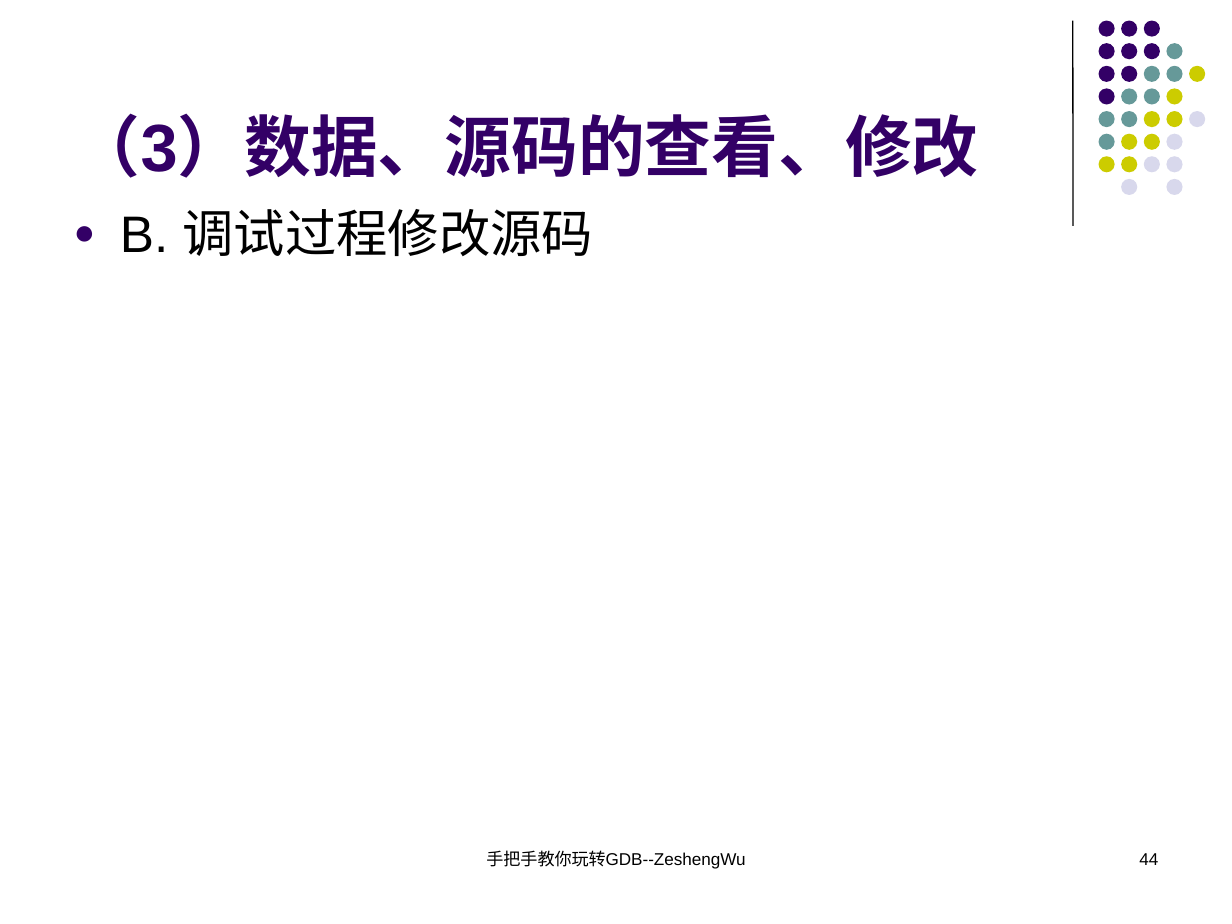
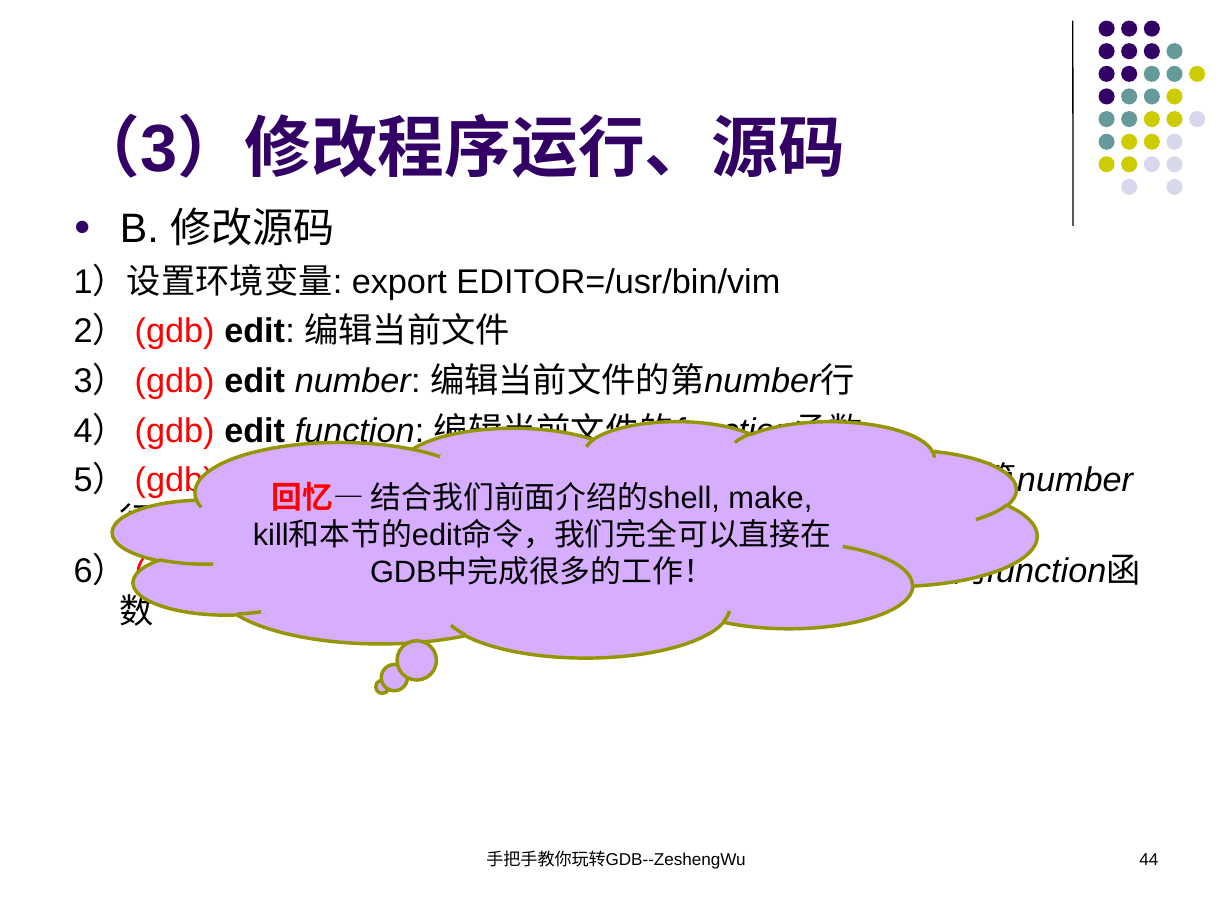
Before and after one commit to KublaikhanGeek/reactor, a slide deck: slide 44 of docs/手把手教你玩转GDB/手把手教你玩转GDB.ppt. Drawn at 1232x924 pixels with LibreOffice and Linux fonts; fonts in the diff are those of the drawing. Boxes give left, top, right and bottom in pixels: in the first picture for what was removed or moved away, otherwise in the second. Text is boxed around its words. In the diff, an @@ line names an element or a change of style, - is before the commit and + after.

```diff
--- a/docs/手把手教你玩转GDB/手把手教你玩转GDB.ppt
+++ b/docs/手把手教你玩转GDB/手把手教你玩转GDB.ppt
@@ title at <box>74,113,845,178</box>: text changed @@
-（3）数据、源码的查看、修改
+（3）修改程序运行、源码
@@ text at <box>74,207,1141,592</box>: text changed; size 30 to 20 pt @@
-● B. 调试过程修改源码
+● B. 修改源码
+1）设置环境变量: export EDITOR=/usr/bin/vim
+2） (gdb) edit: 编辑当前文件
+3） (gdb) edit number: 编辑当前文件的第number行
+4） (gdb) edit function: 编辑当前文件的function函数
+5） (gdb) edit filename: number: 编辑名为filename的文件的第number行
+6） (gdb) edit filename: function: 编辑名为filename的文件的function函数
@@ thought cloud added at <box>113,421,1037,658</box>, fill #D6ADFF, outline #959500 2.01 pt, 18 pt, text #000000 @@
+回忆— 结合我们前面介绍的shell, make, kill和本节的edit命令，我们完全可以直接在GDB中完成很多的工作！
```
Also in this commit, not shown: 3 other slides changed.
